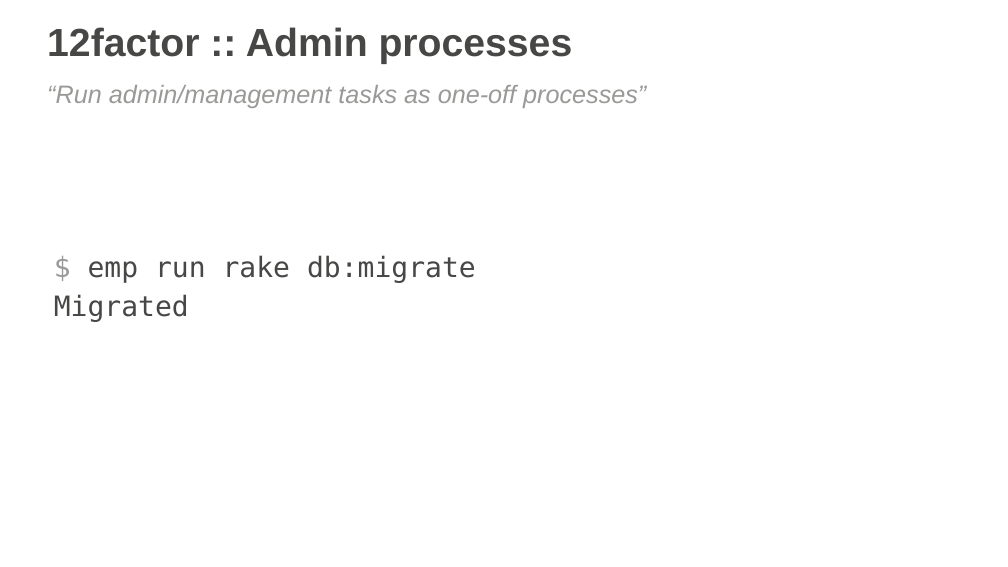
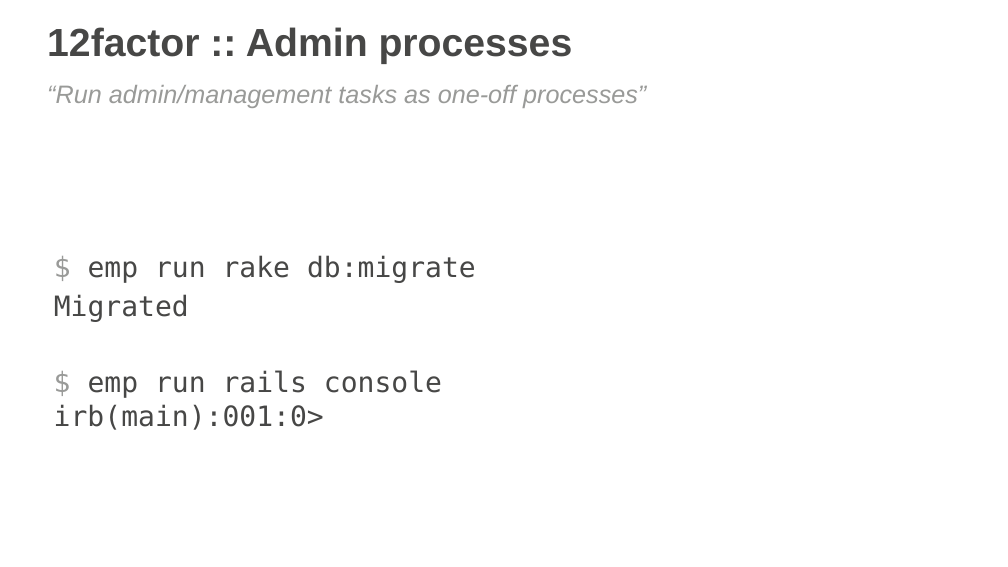
Before and after one commit to remind101/reInvent-2015, a slide deck: slide 30 of slides/slides-loft.pptx. Drawn at 1008x567 pixels with LibreOffice and Linux fonts; fonts in the diff are those of the drawing; background and template pictures are left out. Boxes give left, top, right and bottom in pixels: in the first picture for what was removed or moved away, otherwise in the second. Text is boxed around its words. In the diff, an @@ line names an element or a change of style, - is before the commit and + after.

```diff
--- a/slides/slides-loft.pptx
+++ b/slides/slides-loft.pptx
@@ text added at <box>54,370,442,430</box>, 20 pt, text #474746 @@
+$ emp run rails console
+irb(main):001:0>
```
Also in this commit, not shown: 4 other slides changed, 2 slides added, 2 slides removed.
